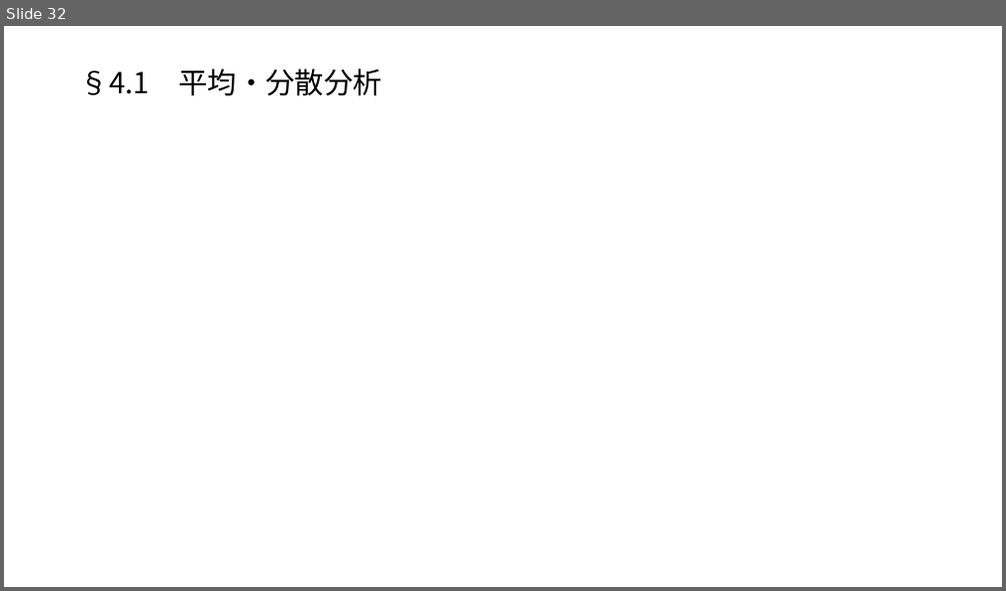
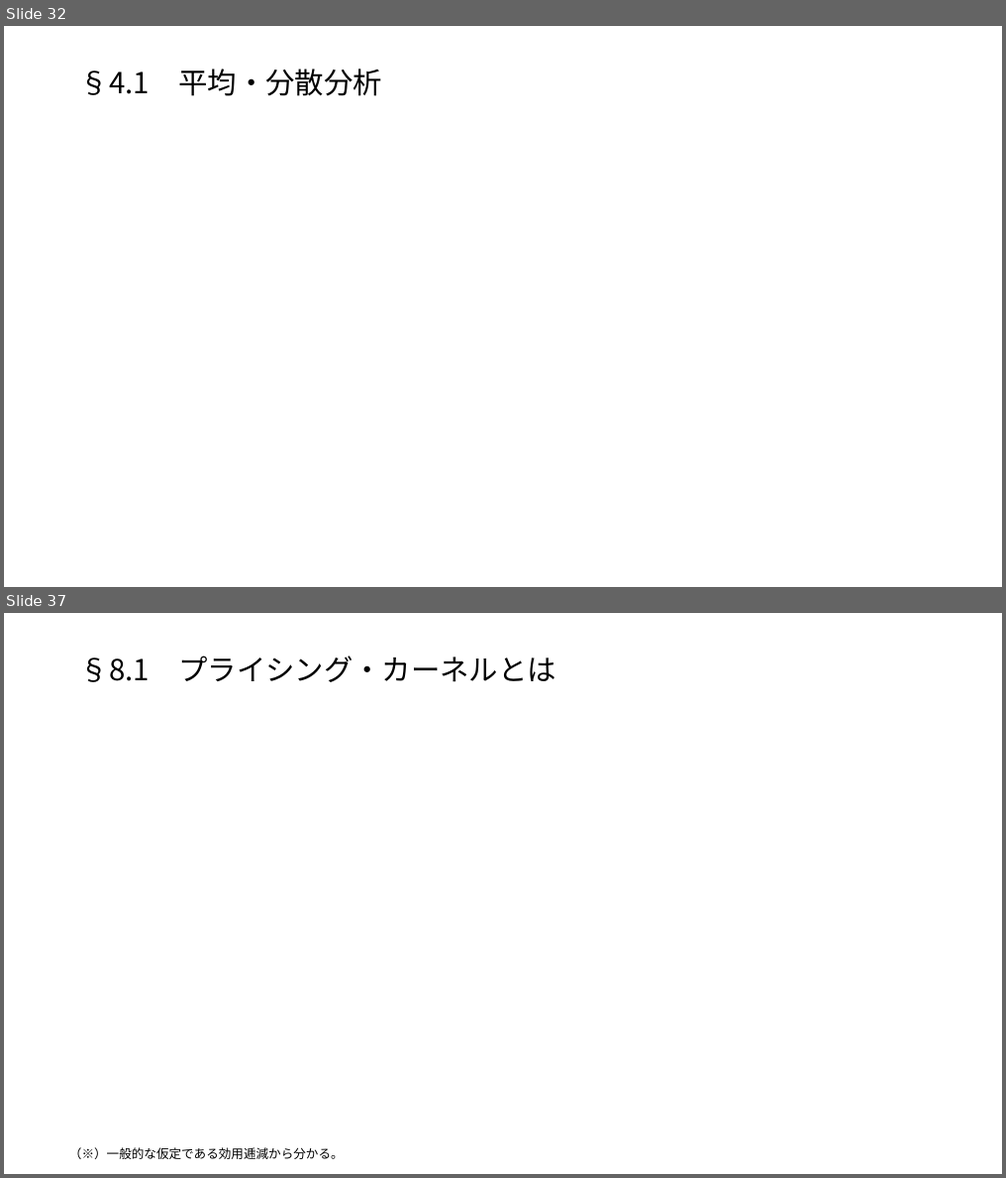
Before and after one commit to macha1811/Long-term-Investment-Theory-and-Practice, a slide deck: 第1章.pptx. Shown one above the other, each under a label of ours: slide 32 before the commit, slides 32 and 37 after it; the slides between them are not shown. The pictures are 1006x591 and 1006x1178 pixels, drawn with LibreOffice and Linux fonts; fonts in the diff are those of the drawing; grey boxes stand for pictures. Boxes give left, top, right and bottom in pixels: in the first picture for what was removed or moved away, otherwise in the second. Text is boxed around its words. In the diff, an @@ line names an element or a change of style, - is before the commit and + after.

```diff
--- a/第1章.pptx
+++ b/第1章.pptx
@@ slide 37 added at [4,613,1002,1174], background #FFFFFF @@
@@ title added at [80,656,556,682], 28 pt, text #000000 @@
+§8.1 プライシング・カーネルとは
@@ text added at [69,1148,344,1159], 12 pt, text #000000 @@
+（※）一般的な仮定である効用逓減から分かる。
```
Also in this commit, not shown: 8 other slides added.
